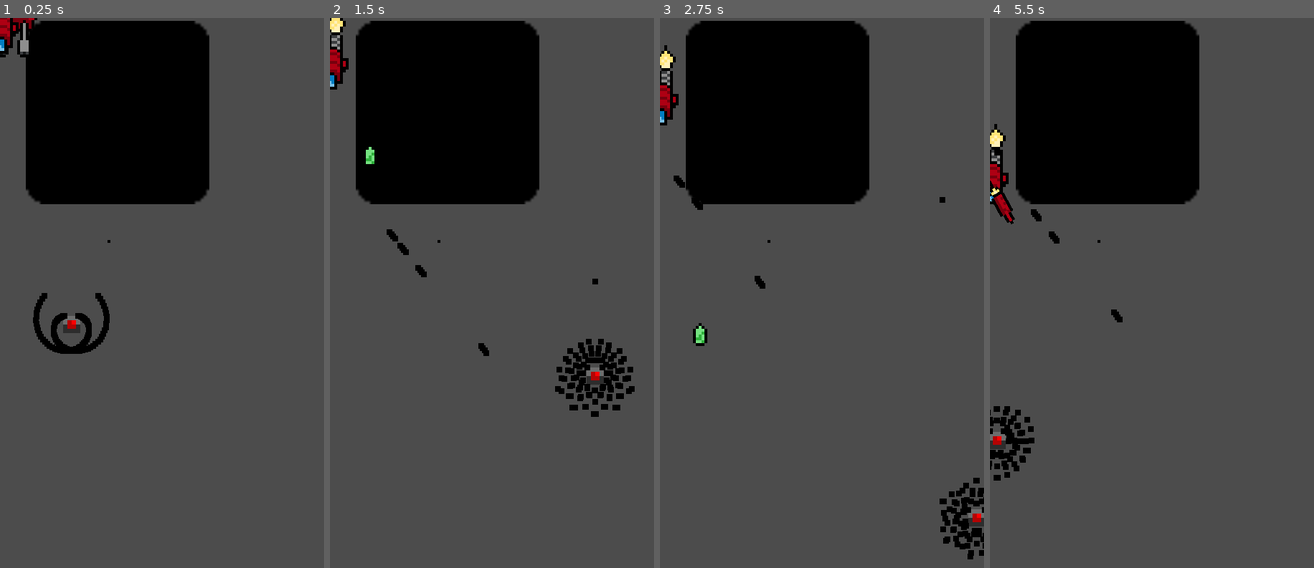
Above: before the commit, frames 1-4 (left to right).
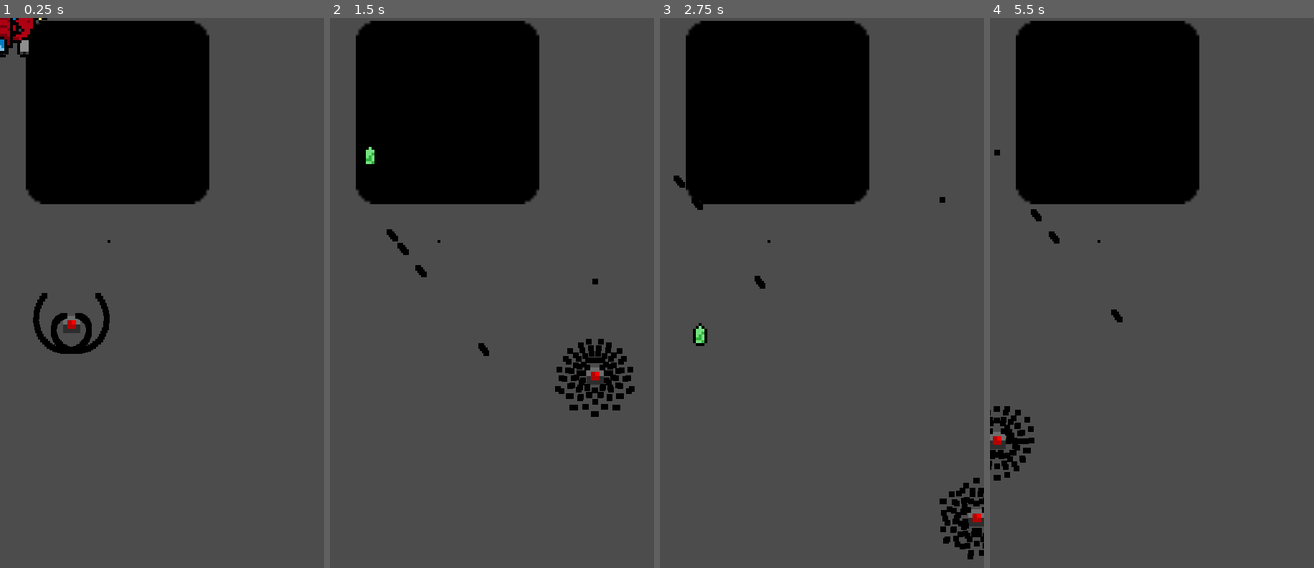
Above: after the commit, the same moments.

Repository: Fl0xy/LD44_Your_life_is_currency
Game: Godot game, scene res://scenes/henrik_test.tscn
Same seed, same stepped clock (60 frames per second), same inputs: the game is played once before the commit and once after it. This scene is started directly instead of the project's main scene. The engine's default icon, where the game draws it, is replaced by a stand-in: a white triangle on a blue panel in a dark square.
Inputs:
- Up to frame 1 (0.25 s): no input
- Up to frame 2 (1.5 s): tap Enter (ui_accept) at 0.5, 0.77 s; hold D (right) 0.53-1.28 s; tap Space (fire) at 0.6, 1.35 s; hold S (down) from 1.28 s (still down)
- Up to frame 3 (2.75 s): tap Enter (ui_accept) at 1.52 s; release S (down) at 2.03 s; hold D (right) from 2.03 s (still down); tap Space (fire) at 2.1 s
- Up to frame 4 (5.5 s): release D (right) at 2.78 s; hold Up (ui_up) 2.78-3.53 s; tap Space (fire) every 0.75 s from 2.85 to 5.1 s; tap Enter (ui_accept) at 3.02, 3.77, 4.52 s; hold A (left) 3.53-5.03 s; hold S (down) from 5.03 s (still down)

The runs differ from the first frame. In frame 1, 0.2% of the frame differs, in the area x 3-15%, y 0-5%; in frame 2, 0.5%; in frame 3, 0.5%; in frame 4, 0.7%, in the area x 0-8%, y 19-38%.

Commit message:
enemys can die now

Diff:
--- a/assets/enemys/beam_sphere.tscn
+++ b/assets/enemys/beam_sphere.tscn
@@ -77,3 +77,4 @@
 
 [node name="CollisionShape2D" type="CollisionShape2D" parent="Area2D"]
 shape = SubResource( 4 )
+[connection signal="area_entered" from="Area2D" to="." method="_on_Area2D_area_entered"]
--- a/assets/enemys/beam_sphere_motion.gd
+++ b/assets/enemys/beam_sphere_motion.gd
@@ -45,3 +45,8 @@
 func fire_beam():
 	$ship_body/projectile.fire_beam()
 	current_mode = MODE.stand
+
+func _on_Area2D_area_entered(area):
+	if area.is_in_group("blackProjectile"):
+		#destroy
+		queue_free()
--- a/assets/enemys/rocket_ship.tscn
+++ b/assets/enemys/rocket_ship.tscn
@@ -55,7 +55,7 @@
 volume_db = -16.129
 
 [node name="Area2D" type="Area2D" parent="."]
-editor/display_folded = true
 
 [node name="CollisionShape2D" type="CollisionShape2D" parent="Area2D"]
 shape = SubResource( 3 )
+[connection signal="area_entered" from="Area2D" to="ship_body" method="_on_Area2D_area_entered"]
--- a/assets/enemys/rocket_ship_body.gd
+++ b/assets/enemys/rocket_ship_body.gd
@@ -18,3 +18,8 @@
 	var instance = rocket.instance()
 	instance.set_global_position($projectile/spawn.get_global_position())
 	get_parent().get_parent().add_child(instance)
+
+func _on_Area2D_area_entered(area):
+	if area.is_in_group("blackProjectile"):
+		#destroy
+		get_parent().queue_free()
--- a/scenes/henrik_test.tscn
+++ b/scenes/henrik_test.tscn
@@ -29,10 +29,8 @@
 [node name="rapid_fire_gun_ship" parent="." instance=ExtResource( 5 )]
 
 [node name="rocket_ship" parent="." instance=ExtResource( 6 )]
-visible = false
 
 [node name="beam_sphere" parent="." instance=ExtResource( 7 )]
-visible = false
 
 [node name="EnemySpawner" type="Node2D" parent="."]
 script = ExtResource( 8 )
